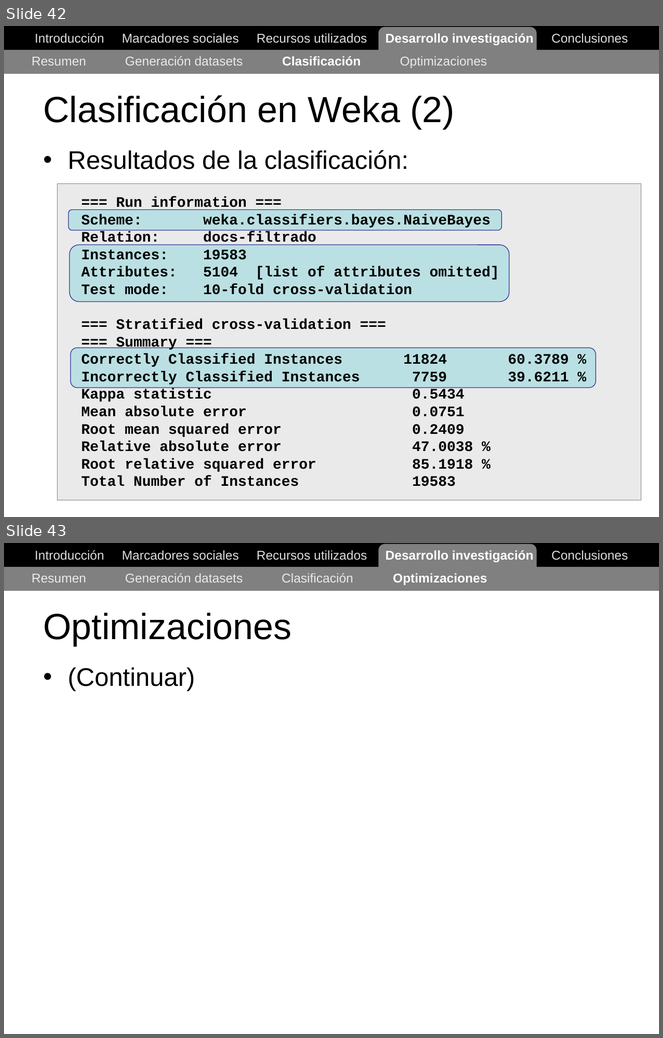
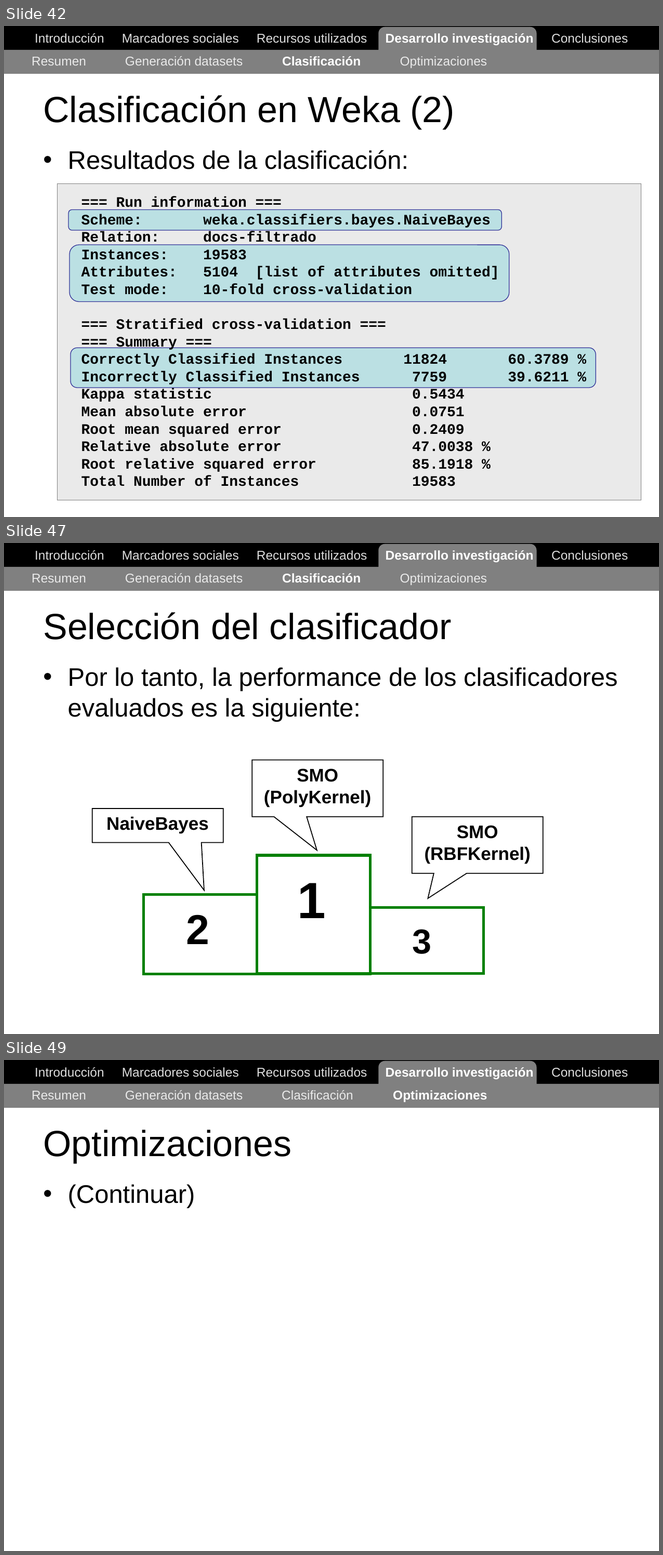
Before and after one commit to ak907kenai/nicotournetesis, a slide deck: docs_trunk/Nicolás Tourné - Presentación Tesis (v1).ppt. Shown one above the other, each under a label of ours: slides 42 and 43 before the commit, slides 42, 47 and 49 after it; the slides between them are not shown. The pictures are 663x1038 and 663x1555 pixels, drawn with LibreOffice and Linux fonts; fonts in the diff are those of the drawing. Boxes give left, top, right and bottom in pixels: in the first picture for what was removed or moved away, otherwise in the second. Text is boxed around its words. In the diff, an @@ line names an element or a change of style, - is before the commit and + after.

```diff
--- a/docs_trunk/Nicolás Tourné - Presentación Tesis (v1).ppt
+++ b/docs_trunk/Nicolás Tourné - Presentación Tesis (v1).ppt
@@ slide 47 added at [4,543,659,1034], background #FFFFFF @@
@@ rectangle added at [4,543,659,566], fill #000000, outline #000000 0.74 pt @@
@@ text added at [35,550,628,562], 14 pt, text #DDDDDD @@
+Introducción Marcadores sociales Recursos utilizados Desarrollo investigación Conclusiones
@@ rounded rectangle added at [379,544,536,583], fill #808080 @@
@@ rectangle added at [4,566,659,590], fill #808080 @@
@@ text added at [32,573,488,585], 14 pt, text #EAEAEA @@
+Resumen Generación datasets Clasificación Optimizaciones
@@ title added at [43,612,452,640], 40 pt, text #000000 @@
+Selección del clasificador
@@ text added at [68,667,618,722], 28 pt, text #000000 @@
+• Por lo tanto, la performance de los clasificadores evaluados es la siguiente:
@@ speech box added at [253,760,384,817], fill #FFFFFF, outline #000000 0.99 pt, 20 pt, text #000000, bold @@
+SMO (PolyKernel)
@@ speech box added at [92,809,223,843], fill #FFFFFF, outline #000000 0.99 pt, 20 pt, text #000000, bold @@
+NaiveBayes
@@ speech box added at [412,817,543,874], fill #FFFFFF, outline #000000 0.99 pt, 20 pt, text #000000, bold @@
+SMO (RBFKernel)
@@ group added at [143,856,483,975]: 3 rectangles, 3 texts @@
+1
+2
+3
@@ what was slide 43 is now slide 49 @@
```
Also in this commit, not shown: 5 other slides added, 1 other file.
